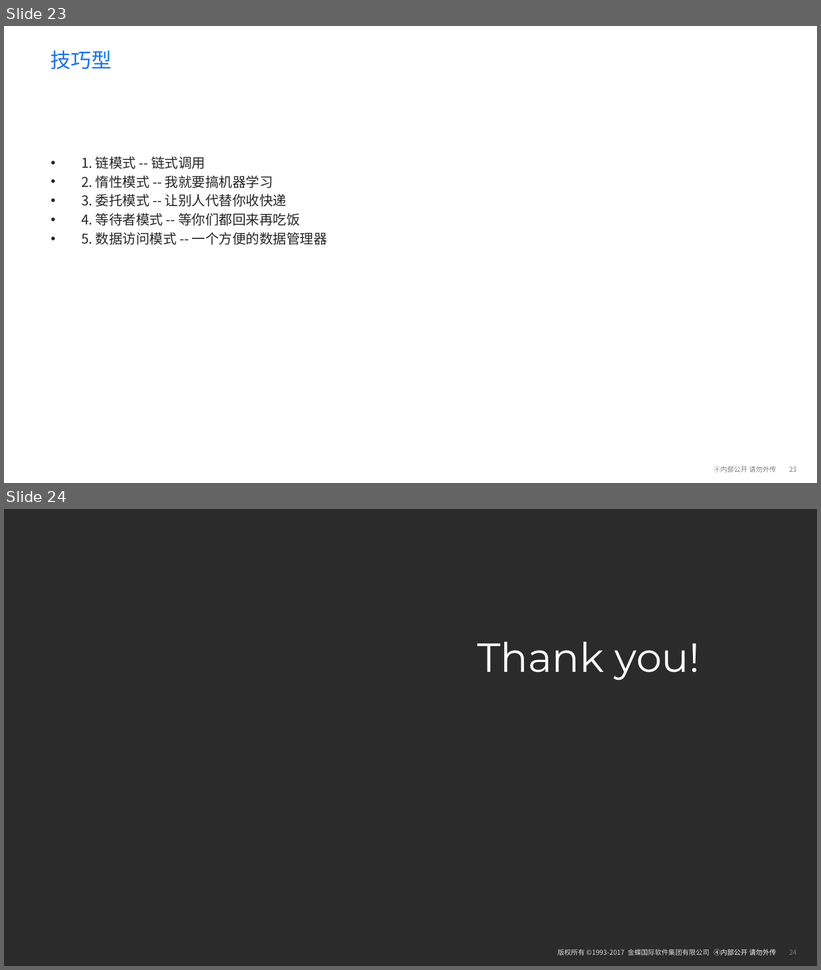
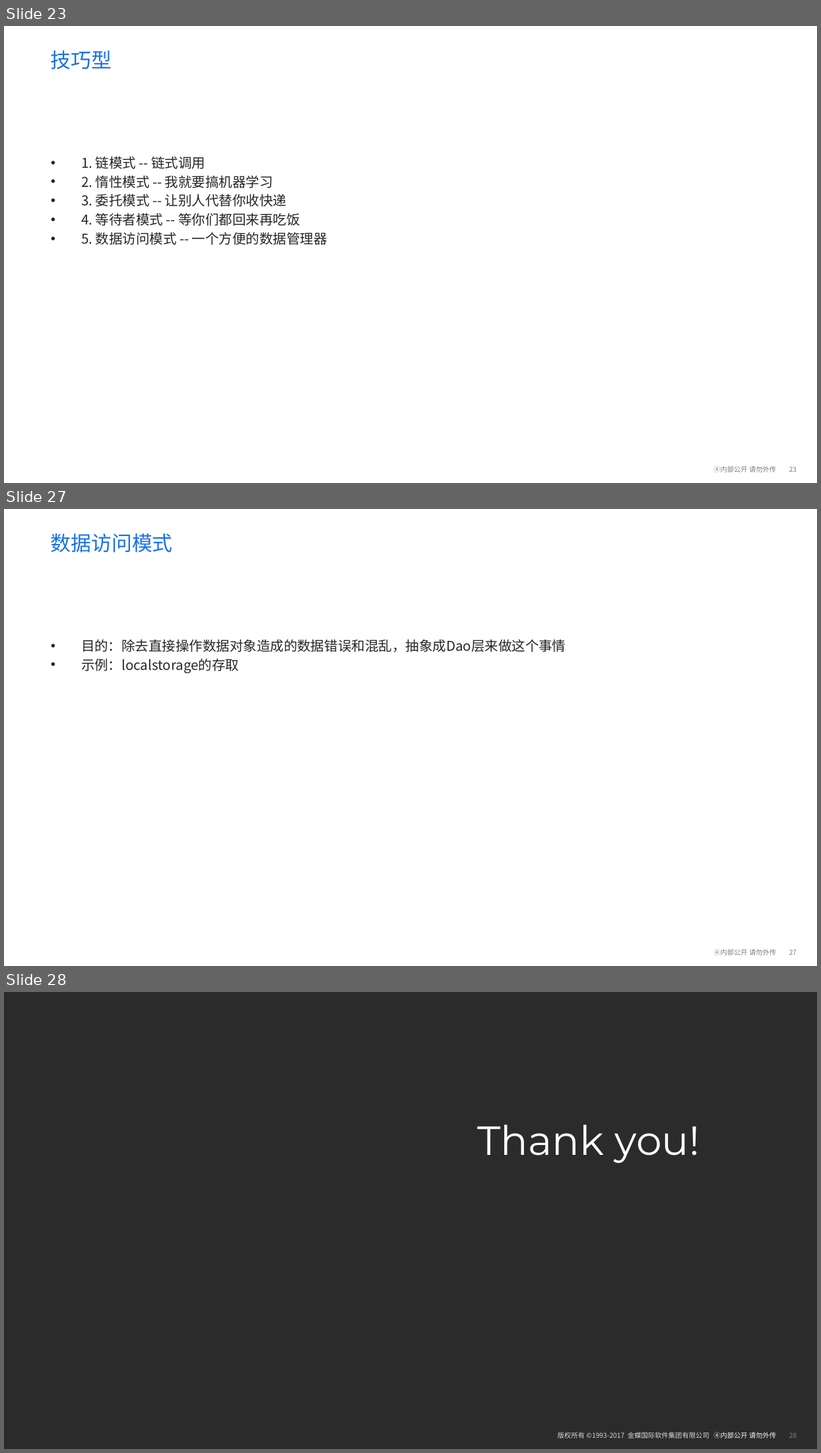
Before and after one commit to fionaVg1/wangyiyunketang, a slide deck: 分享/设计模式/前端之设计模式.pptx. Shown one above the other, each under a label of ours: slides 23 and 24 before the commit, slides 23, 27 and 28 after it; the slides between them are not shown. The pictures are 821x970 and 821x1453 pixels, drawn with LibreOffice and Linux fonts; fonts in the diff are those of the drawing; background and template pictures are left out; a plain dark background stands for a picture behind light text. Boxes give left, top, right and bottom in pixels: in the first picture for what was removed or moved away, otherwise in the second. Text is boxed around its words. In the diff, an @@ line names an element or a change of style, - is before the commit and + after.

```diff
--- a/分享/设计模式/前端之设计模式.pptx
+++ b/分享/设计模式/前端之设计模式.pptx
@@ slide 27 added at bbox=[4, 509, 817, 966], background #FFFFFF; not listed: 2 template elements that a slide beside it also shows @@
@@ title added at bbox=[51, 533, 173, 553], 24 pt, text #1771EA @@
+数据访问模式
@@ text added at bbox=[81, 639, 566, 673], 16 pt, text #262626 @@
+• 目的：除去直接操作数据对象造成的数据错误和混乱，抽象成Dao层来做这个事情
+• 示例：localstorage的存取
@@ what was slide 24 is now slide 28 @@
```
Also in this commit, not shown: 6 slides changed, 5 other slides added, 2 slides removed, 11 other files.
